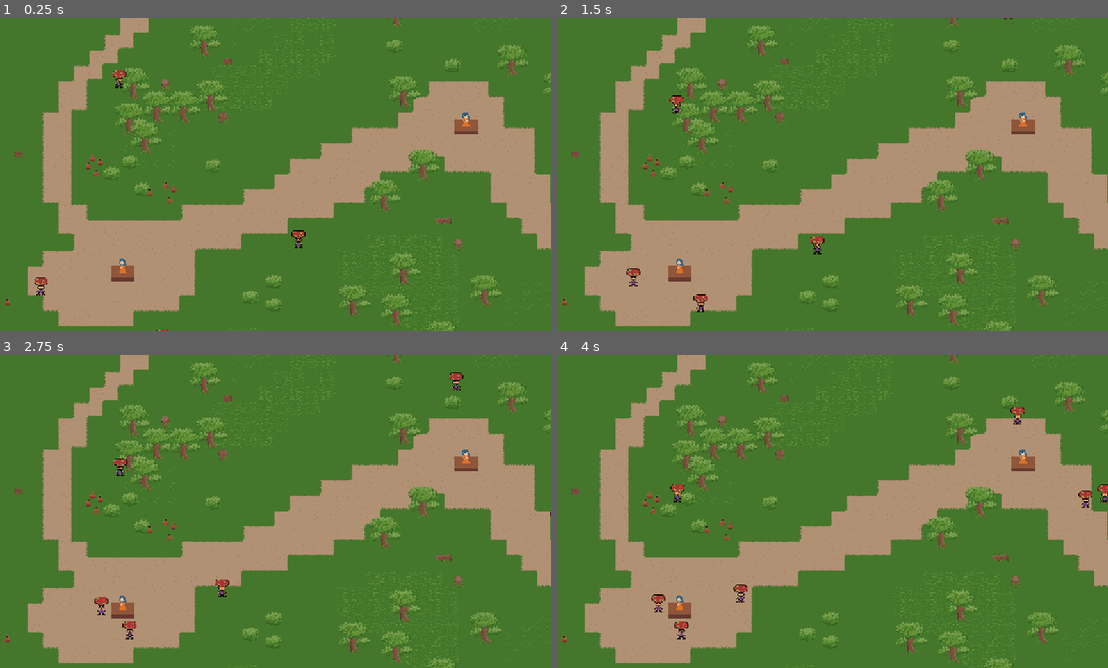
Above: before the commit, frames 1-4 (two rows, left to right).
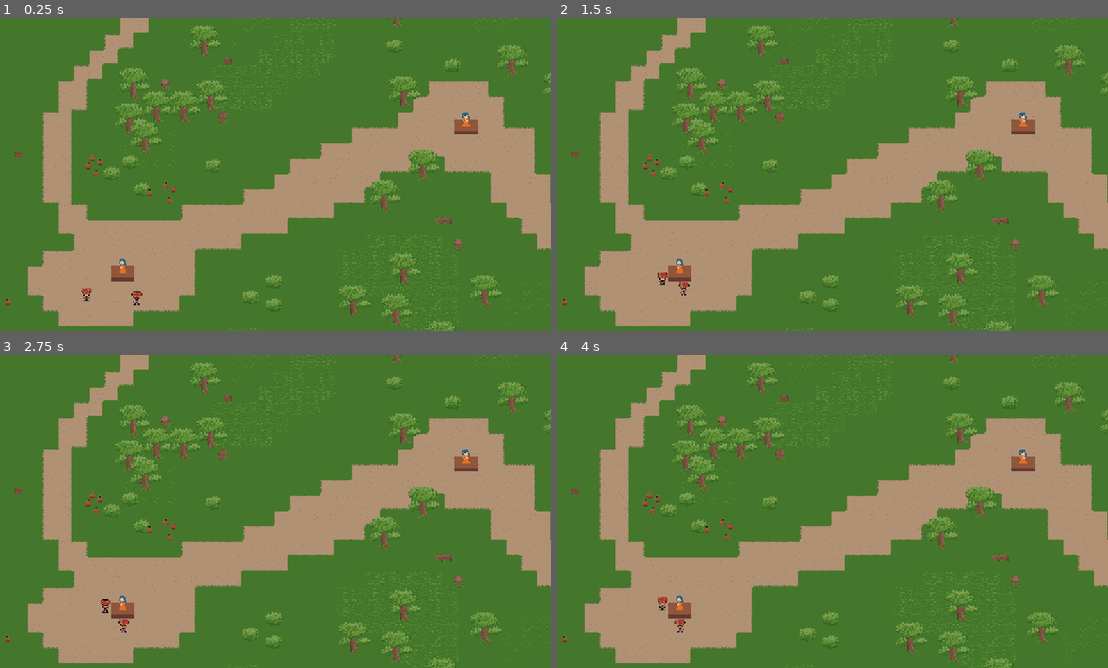
Above: after the commit, the same moments.

Repository: SethDotOrg/smallgame
Game: Godot game, scene res://Scenes/Levels/level_2.tscn
The game is run twice, just before and just after one commit, with the same random seed, the same clock (stepped at 60 frames per second) and the same inputs. This scene is started directly instead of the project's main scene.
Inputs:
- Up to frame 1 (0.25 s): no input
- Up to frame 2 (1.5 s): tap Enter at 0.5 s; hold Space (secondary_attack) 0.53-1.28 s; hold Up (attack_up) from 0.53 s (still down); tap Space (secondary_attack) at 1.35 s
- Up to frame 3 (2.75 s): release Up (attack_up) at 2.03 s; hold Left (attack_left) from 2.03 s (still down); hold Space (secondary_attack) from 2.03 s (still down)
- Up to frame 4 (4 s): release Space (secondary_attack) at 2.78 s; tap Space (secondary_attack) at 2.85 s; release Left (attack_left) at 3.53 s; hold Down (attack_down) from 3.53 s (still down); hold Space (secondary_attack) from 3.53 s (still down)

The runs differ from the first frame. In frame 1, 0.4% of the frame differs, in the area x 6-56%, y 16-100%; in frame 2, 0.5%; in frame 3, 0.5%; in frame 4, 0.6%, in the area x 17-100%, y 16-91%.

Commit message:
refactor enemy spawn code

Diff:
--- a/Scenes/Enemies/enemy.tscn
+++ b/Scenes/Enemies/enemy.tscn
@@ -29,8 +29,11 @@
 "speed": 6.0
 }]
 
+[sub_resource type="CircleShape2D" id="CircleShape2D_l8da7"]
+radius = 15.7635
+
 [sub_resource type="CircleShape2D" id="CircleShape2D_afpow"]
-radius = 20.0
+radius = 23.6453
 
 [sub_resource type="CircleShape2D" id="CircleShape2D_miwey"]
 radius = 8.0
@@ -177,7 +180,7 @@
 
 [node name="EnemyCollision" type="CollisionShape2D" parent="CharacterBody2D"]
 scale = Vector2(1.015, 1.015)
-shape = SubResource("CircleShape2D_afpow")
+shape = SubResource("CircleShape2D_l8da7")
 
 [node name="VisibleOnScreenNotifier2D" type="VisibleOnScreenNotifier2D" parent="CharacterBody2D"]
 
--- a/Scenes/Levels/gather_point.tscn
+++ b/Scenes/Levels/gather_point.tscn
@@ -1,10 +1,14 @@
-[gd_scene load_steps=11 format=4 uid="uid://ccvounnbl351a"]
+[gd_scene load_steps=15 format=4 uid="uid://ccvounnbl351a"]
 
 [ext_resource type="Texture2D" uid="uid://dwlp40mbjusfi" path="res://Sprites/Environment/staget.png" id="1_0apk2"]
 [ext_resource type="Script" uid="uid://dlsrwutftqc5i" path="res://Scripts/gather_point.gd" id="1_rapfc"]
 [ext_resource type="Texture2D" uid="uid://dhq7ddggspinf" path="res://Sprites/spawner/princesses/prorotypeprincess.png" id="2_rapfc"]
 [ext_resource type="Script" uid="uid://76r23ut578hf" path="res://Scripts/time_to_clear.gd" id="4_hjumk"]
 [ext_resource type="AudioStream" uid="uid://dam4gfi6ucho4" path="res://Audio/SFX/gulp.mp3" id="5_qo4nb"]
+[ext_resource type="Script" uid="uid://clss2xdk7q4dy" path="res://Scripts/EnemiesForLevel.gd" id="6_wg42c"]
+[ext_resource type="Script" uid="uid://bd2wbj1djmdcl" path="res://Scripts/enemy_toad.gd" id="7_1sauu"]
+[ext_resource type="PackedScene" uid="uid://dukn0pfh53lu3" path="res://Scenes/Enemies/enemy.tscn" id="8_7pk0b"]
+[ext_resource type="PackedScene" uid="uid://dgavg464ptl08" path="res://Scenes/Particle/EnemyAppearSmoke.tscn" id="9_w7yrl"]
 
 [sub_resource type="TileSetAtlasSource" id="TileSetAtlasSource_hjumk"]
 texture = ExtResource("1_0apk2")
@@ -27,6 +31,9 @@
 [node name="GatherPoint" type="Node2D"]
 scale = Vector2(0.75, 0.75)
 script = ExtResource("1_rapfc")
+ENEMY_1_TOTAL = 150
+enemy_1_scene = ExtResource("8_7pk0b")
+ememy_1_appear_smoke = ExtResource("9_w7yrl")
 
 [node name="TileMapLayer" type="TileMapLayer" parent="."]
 tile_map_data = PackedByteArray("AAABAAAAAAAAAAAAAAAAAAAAAAAAAAAAAAD//wAAAAAAAAAAAAABAAEAAAAAAAAAAAAAAAEAAAAAAAAAAAD//wEAAAAAAAAAAAD+/wEAAAAAAAAAAAABAAIAAAAAAAEAAAAAAAIAAAAAAAEAAAD//wIAAAAAAAEAAAD+/wIAAAAAAAEAAAD+/wAAAAAAAAAAAAA=")
@@ -68,9 +75,35 @@
 [node name="TimerToClearTimer" type="Timer" parent="CheckForPlayerArea2D/TimeToClear"]
 wait_time = 50.0
 
+[node name="EnemySpawnTimer" type="Timer" parent="."]
+wait_time = 0.01
+autostart = true
+
+[node name="EnemySpawnLocationUp" type="Marker2D" parent="."]
+position = Vector2(0, -450)
+
+[node name="EnemySpawnLocationDown" type="Marker2D" parent="."]
+position = Vector2(0, 420)
+
+[node name="EnemySpawnLocationLeft" type="Marker2D" parent="."]
+position = Vector2(-650, 0)
+
+[node name="EnemySpawnLocationRight" type="Marker2D" parent="."]
+position = Vector2(650, 0)
+
+[node name="EnemiesForLevel" type="Node2D" parent="." node_paths=PackedStringArray("enemy1")]
+z_index = 1
+script = ExtResource("6_wg42c")
+enemy1 = NodePath("EnemyToadLevel1")
+num_of_gather_points = 2
+
+[node name="EnemyToadLevel1" type="Node2D" parent="EnemiesForLevel"]
+script = ExtResource("7_1sauu")
+
 [node name="PlayerEnteredAreaSound" type="AudioStreamPlayer2D" parent="."]
 stream = ExtResource("5_qo4nb")
 volume_db = 4.0
 
 [connection signal="enemies_defeated" from="." to="." method="_on_enemies_defeated"]
 [connection signal="body_entered" from="CheckForPlayerArea2D" to="CheckForPlayerArea2D/TimeToClear" method="_on_check_for_player_area_2d_body_entered"]
+[connection signal="timeout" from="EnemySpawnTimer" to="." method="_on_enemy_spawn_timer_timeout"]
--- a/Scenes/Levels/level_1.tscn
+++ b/Scenes/Levels/level_1.tscn
@@ -10,8 +10,6 @@
 [ext_resource type="Texture2D" uid="uid://04bjwida6yhi" path="res://Sprites/WorldItems/Forest/Pot.png" id="7_31phq"]
 [ext_resource type="Script" uid="uid://clss2xdk7q4dy" path="res://Scripts/EnemiesForLevel.gd" id="8_7hll7"]
 [ext_resource type="Script" uid="uid://bd2wbj1djmdcl" path="res://Scripts/enemy_toad.gd" id="9_fayjm"]
-[ext_resource type="PackedScene" uid="uid://dukn0pfh53lu3" path="res://Scenes/Enemies/enemy.tscn" id="10_nojx8"]
-[ext_resource type="PackedScene" uid="uid://dgavg464ptl08" path="res://Scenes/Particle/EnemyAppearSmoke.tscn" id="11_vvknj"]
 [ext_resource type="PackedScene" uid="uid://ccvounnbl351a" path="res://Scenes/Levels/gather_point.tscn" id="12_ad63i"]
 
 [sub_resource type="TileSetAtlasSource" id="TileSetAtlasSource_h4fw4"]
@@ -2824,8 +2822,6 @@
 
 [node name="EnemyToadLevel1" type="Node2D" parent="EnemiesForLevel"]
 script = ExtResource("9_fayjm")
-enemy_1_scene = ExtResource("10_nojx8")
-ememy_1_appear_smoke = ExtResource("11_vvknj")
 
 [node name="EnemyToadSpawnTimer" type="Timer" parent="EnemiesForLevel"]
 wait_time = 0.01
@@ -2847,7 +2843,6 @@
 
 [node name="GatherPoint" parent="GatherPoints" instance=ExtResource("12_ad63i")]
 position = Vector2(976, 209)
-ENEMY_MAX = 100
 ENEMY_1_TOTAL = 200
 
 [node name="GatherPoint2" parent="GatherPoints" instance=ExtResource("12_ad63i")]
--- a/Scripts/EnemiesForLevel.gd
+++ b/Scripts/EnemiesForLevel.gd
@@ -9,22 +9,9 @@
 var num_of_enemy_1_to_spawn: int
 var enemy_1_count: int = 0
 
-func _ready():
-	#get gather points and add the total enemies to spawn together so we know when to stop spawning them
-	num_of_enemy_1_to_spawn = gather_point_1.ENEMY_1_TOTAL + gather_point_2.ENEMY_1_TOTAL
 
-func _get_num_of_gather_points():
-	return num_of_gather_points
-func _get_gather_point_1():
-	return gather_point_1
-func _get_gather_point_2():
-	return gather_point_2
-
-func _get_num_of_enemy_1_spawn():
-	return num_of_enemy_1_to_spawn
-
-func _on_enemy_toad_spawn_timer_timeout():
-	var worked = enemy1._spawn_enemy_at_random_gather_point(enemy_1_count, num_of_enemy_1_to_spawn)#if requirements met to
-	#spawn the enemy
-	if worked == true:
-		enemy_1_count = enemy_1_count + 1 #then add to the count of total enemies (enemy 1 in this case. need more counters later)
+#func _on_enemy_toad_spawn_timer_timeout():
+	#var worked = enemy1._spawn_enemy_at_random_gather_point(enemy_1_count, num_of_enemy_1_to_spawn)#if requirements met to
+	##spawn the enemy
+	#if worked == true:
+		#enemy_1_count = enemy_1_count + 1 #then add to the count of total enemies (enemy 1 in this case. need more counters later)
--- a/Scripts/enemy_toad.gd
+++ b/Scripts/enemy_toad.gd
@@ -1,48 +1,48 @@
 extends Node2D
 
-@export var enemy_1_scene: PackedScene #keep to give to enemies for level script
-@export var ememy_1_appear_smoke: PackedScene
-var parent
-var num_of_gather_points: int
-
-func _ready():
-	parent = get_parent()
-	num_of_gather_points = parent._get_num_of_gather_points()
-
-#below should be moved to script that takes care of just enemy X
-func _spawn_enemy_at_random_gather_point(enemy_count: int, num_of_enemy_to_spawn: int):
-	var spawned_enemy = false
-	if enemy_count <  num_of_enemy_to_spawn:
-		# Create a new instance of the Mob scene.
-		var enemy = enemy_1_scene.instantiate()
-		var enemy_spawn_location
-		var enemy_gather_point_num = randi_range(1, num_of_gather_points)
-		if enemy_gather_point_num == 1 and parent.gather_point_1.check_assigned_enemy_1_num() and parent.gather_point_1.check_assigned_enemies():
-			parent.gather_point_1.update_assigned_enemy_1_num()
-			enemy.set_gather_point(parent.gather_point_1)
-			spawned_enemy = true
-			enemy_spawn_location = parent.gather_point_1.global_position
-		elif enemy_gather_point_num == 2 and parent.gather_point_2.check_assigned_enemy_1_num() and parent.gather_point_2.check_assigned_enemies():
-			parent.gather_point_2.update_assigned_enemy_1_num()
-			enemy.set_gather_point(parent.gather_point_2)
-			spawned_enemy = true
-			enemy_spawn_location = parent.gather_point_2.global_position
-
-		if spawned_enemy == true:
-			var enemy_appear_smoke = ememy_1_appear_smoke.instantiate()
-			enemy_appear_smoke.emitting = true
-			# Set the enemy's position to the random location around the spawn so that they don't spawn at the same coords
-			var enemy_spawn_position = enemy_spawn_location + Vector2(randf_range(-500,500),randf_range(-500,500))
-			enemy.global_position = enemy_spawn_position
-			enemy_appear_smoke.global_position = enemy_spawn_position #spawn smoke should be at the same location
-
-			# Choose the speed for the enemy.
-			var speed = randf_range(40.0, 70.0)
-			enemy.set_enemy_speed(speed)
-
-			# Spawn the enemy by adding it as a child of self
-			add_child(enemy)
-			#spawn the smoke
-			add_child(enemy_appear_smoke)
-			return spawned_enemy #will be true if returned here
-	return spawned_enemy #false if returned here
+#@export var enemy_1_scene: PackedScene #keep to give to enemies for level script
+#@export var ememy_1_appear_smoke: PackedScene
+#var parent
+#var num_of_gather_points: int
+#
+#func _ready():
+	#parent = get_parent()
+	#num_of_gather_points = parent._get_num_of_gather_points()
+#
+##below should be moved to script that takes care of just enemy X
+#func _spawn_enemy_at_random_gather_point(enemy_count: int, num_of_enemy_to_spawn: int):
+	#var spawned_enemy = false
+	#if enemy_count <  num_of_enemy_to_spawn:
+		## Create a new instance of the Mob scene.
+		#var enemy = enemy_1_scene.instantiate()
+		#var enemy_spawn_location
+		#var enemy_gather_point_num = randi_range(1, num_of_gather_points)
+		#if enemy_gather_point_num == 1 and parent.gather_point_1.check_assigned_enemy_1_num() and parent.gather_point_1.check_assigned_enemies():
+			#parent.gather_point_1.update_assigned_enemy_1_num()
+			#enemy.set_gather_point(parent.gather_point_1)
+			#spawned_enemy = true
+			#enemy_spawn_location = parent.gather_point_1.global_position
+		#elif enemy_gather_point_num == 2 and parent.gather_point_2.check_assigned_enemy_1_num() and parent.gather_point_2.check_assigned_enemies():
+			#parent.gather_point_2.update_assigned_enemy_1_num()
+			#enemy.set_gather_point(parent.gather_point_2)
+			#spawned_enemy = true
+			#enemy_spawn_location = parent.gather_point_2.global_position
+		#
+		#if spawned_enemy == true:
+			#var enemy_appear_smoke = ememy_1_appear_smoke.instantiate()
+			#enemy_appear_smoke.emitting = true
+			## Set the enemy's position to the random location around the spawn so that they don't spawn at the same coords
+			#var enemy_spawn_position = enemy_spawn_location + Vector2(randf_range(-500,500),randf_range(-500,500))
+			#enemy.global_position = enemy_spawn_position
+			#enemy_appear_smoke.global_position = enemy_spawn_position #spawn smoke should be at the same location
+			#
+			## Choose the speed for the enemy.
+			#var speed = randf_range(40.0, 70.0)
+			#enemy.set_enemy_speed(speed)
+			#
+			## Spawn the enemy by adding it as a child of self
+			#add_child(enemy)
+			##spawn the smoke
+			#add_child(enemy_appear_smoke)
+			#return spawned_enemy #will be true if returned here
+	#return spawned_enemy #false if returned here
--- a/Scripts/gather_point.gd
+++ b/Scripts/gather_point.gd
@@ -1,13 +1,76 @@
 extends Node2D
 
 @onready var _time_to_clear = $CheckForPlayerArea2D/TimeToClear
+@onready var enemy_spawn_timer = $EnemySpawnTimer
 
-@export var ENEMY_MAX = 150 #total amount of enemies allowed on a gather point(preformance)
+#@export var ENEMY_MAX = 150 #total amount of enemies allowed on a gather point(preformance)
+var ENEMY_MAX #total amount of enemies allowed on a gather point(preformance)
 var total_gather_point_enemies = 0
-@export var ENEMY_1_TOTAL: int
+var total_enemies_used: int
+
+@export var enemy_spawn_time: float = 0.01
+@export_category("Enemy 1")
 var enemy_1_on_gather_point:int = 0
+@export var ENEMY_1_TOTAL: int = 0
+var enemy_1_count = 0
+@export var enemy_1_scene: PackedScene
+@export var ememy_1_appear_smoke: PackedScene
+@export_category("Enemy 2")
+var enemy_2_on_gather_point:int = 0
+@export var ENEMY_2_TOTAL: int = 0
+var enemy_2_count
+@export var enemy_2_scene: PackedScene
+@export var ememy_2_appear_smoke: PackedScene
+@export_category("Enemy 3")
+var enemy_3_on_gather_point:int = 0
+@export var ENEMY_3_TOTAL: int = 0
+var enemy_3_count
+@export var enemy_3_scene: PackedScene
+@export var ememy_3_appear_smoke: PackedScene
+@export_category("Enemy 4")
+var enemy_4_on_gather_point:int = 0
+@export var ENEMY_4_TOTAL: int = 0
+var enemy_4_count
+@export var enemy_4_scene: PackedScene
+@export var ememy_4_appear_smoke: PackedScene
+@export_category("Enemy 5")
+var enemy_5_on_gather_point:int = 0
+@export var ENEMY_5_TOTAL: int = 0
+var enemy_5_count
+@export var enemy_5_scene: PackedScene
+@export var ememy_5_appear_smoke: PackedScene
+@export_category("Enemy 6")
+var enemy_6_on_gather_point:int = 0
+@export var ENEMY_6_TOTAL: int = 0
+var enemy_6_count
+@export var enemy_6_scene: PackedScene
+@export var ememy_6_appear_smoke: PackedScene
+@export_category("Enemy 7")
+var enemy_7_on_gather_point:int = 0
+@export var ENEMY_7_TOTAL: int = 0
+var enemy_7_count
+@export var enemy_7_scene: PackedScene
+@export var ememy_7_appear_smoke: PackedScene
 
 signal enemies_defeated
+
+func _ready():
+	enemy_spawn_timer.wait_time = enemy_spawn_time
+	ENEMY_MAX = ENEMY_1_TOTAL + ENEMY_2_TOTAL + ENEMY_3_TOTAL + ENEMY_4_TOTAL + ENEMY_5_TOTAL + ENEMY_6_TOTAL + ENEMY_7_TOTAL
+	if enemy_1_scene != null:
+		total_enemies_used += 1
+	if enemy_2_scene != null:
+		total_enemies_used += 1
+	if enemy_3_scene != null:
+		total_enemies_used += 1
+	if enemy_4_scene != null:
+		total_enemies_used += 1
+	if enemy_5_scene != null:
+		total_enemies_used += 1
+	if enemy_6_scene != null:
+		total_enemies_used += 1
+	if enemy_7_scene != null:
+		total_enemies_used += 1
 
 func _process(delta):
 	#print("there are: ",enemy_1_on_gather_point," at ", self.name)
@@ -57,3 +120,36 @@
 		print("percent used: ",0, "multiplied by 1")
 	print("score sending back: ", score)
 	return score
+
+
+func _on_enemy_spawn_timer_timeout():
+	var spawned_enemy = false
+	#Choose which enemy to spawn
+	#WRITE CODE HERE for above
+	var chosen_enemy = randi_range(0,total_enemies_used) # this should choose
+	if chosen_enemy == 0 and enemy_1_count <  ENEMY_1_TOTAL:
+		# Create a new instance of the Mob scene.
+		var enemy = enemy_1_scene.instantiate()
+		var enemy_spawn_location
+		if check_assigned_enemy_1_num() and check_assigned_enemies():
+			update_assigned_enemy_1_num()
+			enemy.set_gather_point(self)
+			spawned_enemy = true
+			enemy_spawn_location = self.global_position
+
+		if spawned_enemy == true:
+			var enemy_appear_smoke = ememy_1_appear_smoke.instantiate()
+			enemy_appear_smoke.emitting = true
+			# Set the enemy's position to the random location around the spawn so that they don't spawn at the same coords
+			var enemy_spawn_position = enemy_spawn_location + Vector2(randf_range(-500,500),randf_range(-500,500))
+			enemy.global_position = enemy_spawn_position
+			enemy_appear_smoke.global_position = enemy_spawn_position #spawn smoke should be at the same location
+
+			# Choose the speed for the enemy.
+			var speed = randf_range(40.0, 70.0)
+			enemy.set_enemy_speed(speed)
+
+			# Spawn the enemy by adding it as a child of self
+			add_child(enemy)
+			#spawn the smoke
+			add_child(enemy_appear_smoke)
--- a/Scripts/player.gd
+++ b/Scripts/player.gd
@@ -51,7 +51,9 @@
 	_AP_Hit_Flash.play("HitFlash")
 	#then while that animation plays, the player will be invincible to enemy attacks
 	_enemy_check_collision_shape.disabled = true
+	#GlobalVariables.player_attacking = true
 	await get_tree().create_timer(_AP_Hit_Flash.current_animation_length).timeout
+	#GlobalVariables.player_attacking = false
 	_enemy_check_collision_shape.disabled = false
 
 func get_weapon_manager():
Not shown: 1 places in Scenes/Enemies/enemy.tscn that only renumber resources
Not shown: 1 places in Scenes/Levels/level_1.tscn that only renumber resources
